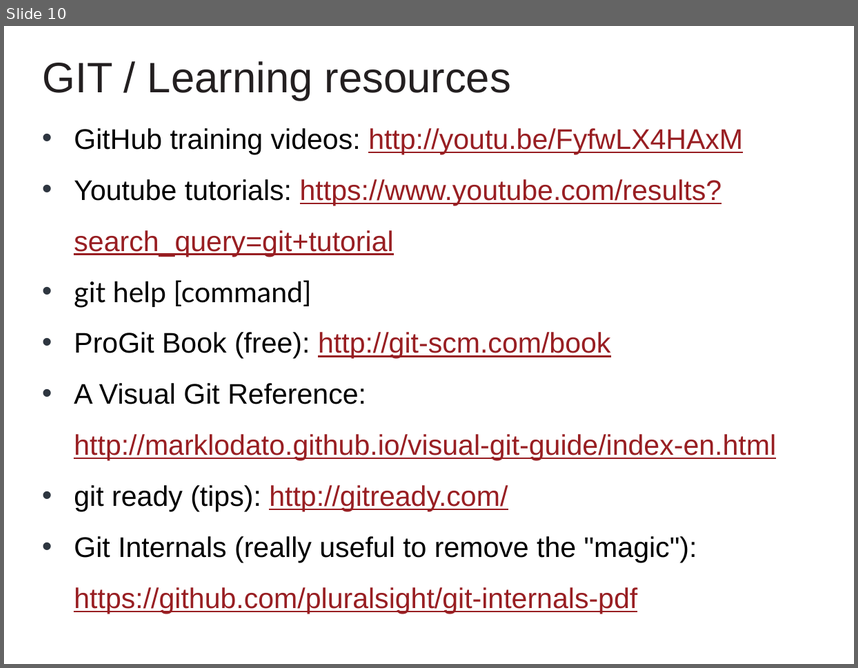
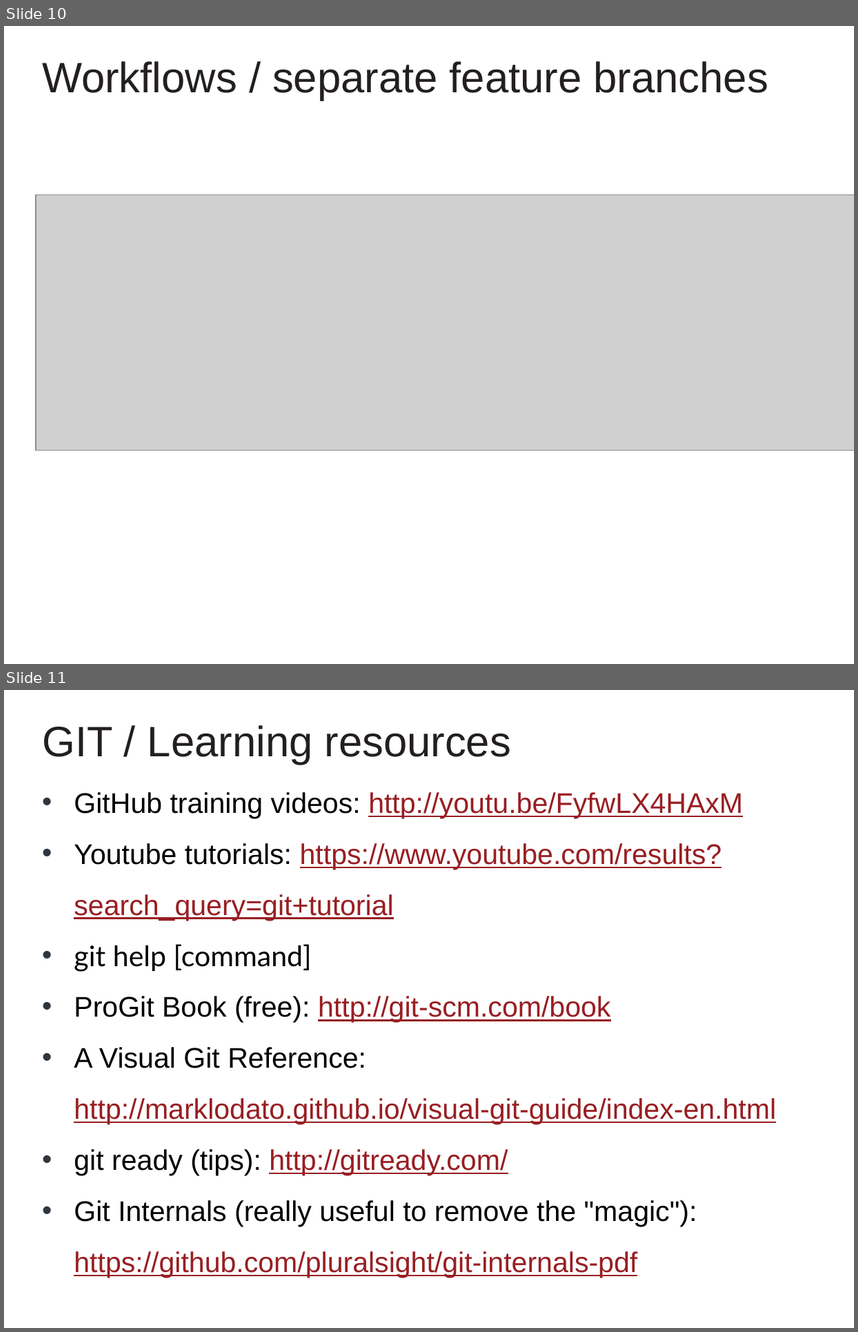
Before and after one commit to cvmocanu/git-presentation, a slide deck: GIT Presentation.pptx. Shown one above the other, each under a label of ours: slide 10 before the commit, slides 10 and 11 after it. The pictures are 858x668 and 858x1332 pixels, drawn with LibreOffice and Linux fonts; fonts in the diff are those of the drawing; grey boxes stand for pictures; background and template pictures are left out. Boxes give left, top, right and bottom in pixels: in the first picture for what was removed or moved away, otherwise in the second. Text is boxed around its words. In the diff, an @@ line names an element or a change of style, - is before the commit and + after.

Commit message:
workflows: feature branches

```diff
--- a/GIT Presentation.pptx
+++ b/GIT Presentation.pptx
@@ slide 10 added at (4,26,854,664), background #FFFFFF @@
@@ text added at (42,61,769,101), 36 pt, text #231F20 @@
+Workflows / separate feature branches
@@ picture added at (36,194,854,450) @@
@@ what was slide 10 is now slide 11 @@
```
Also in this commit, not shown: 2 other files.
